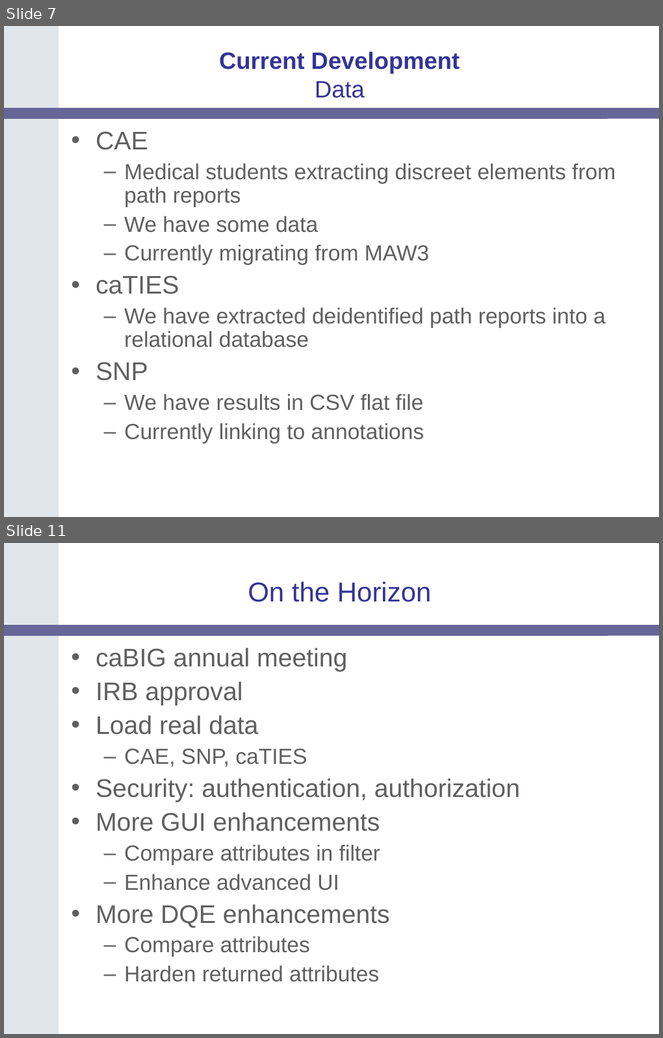
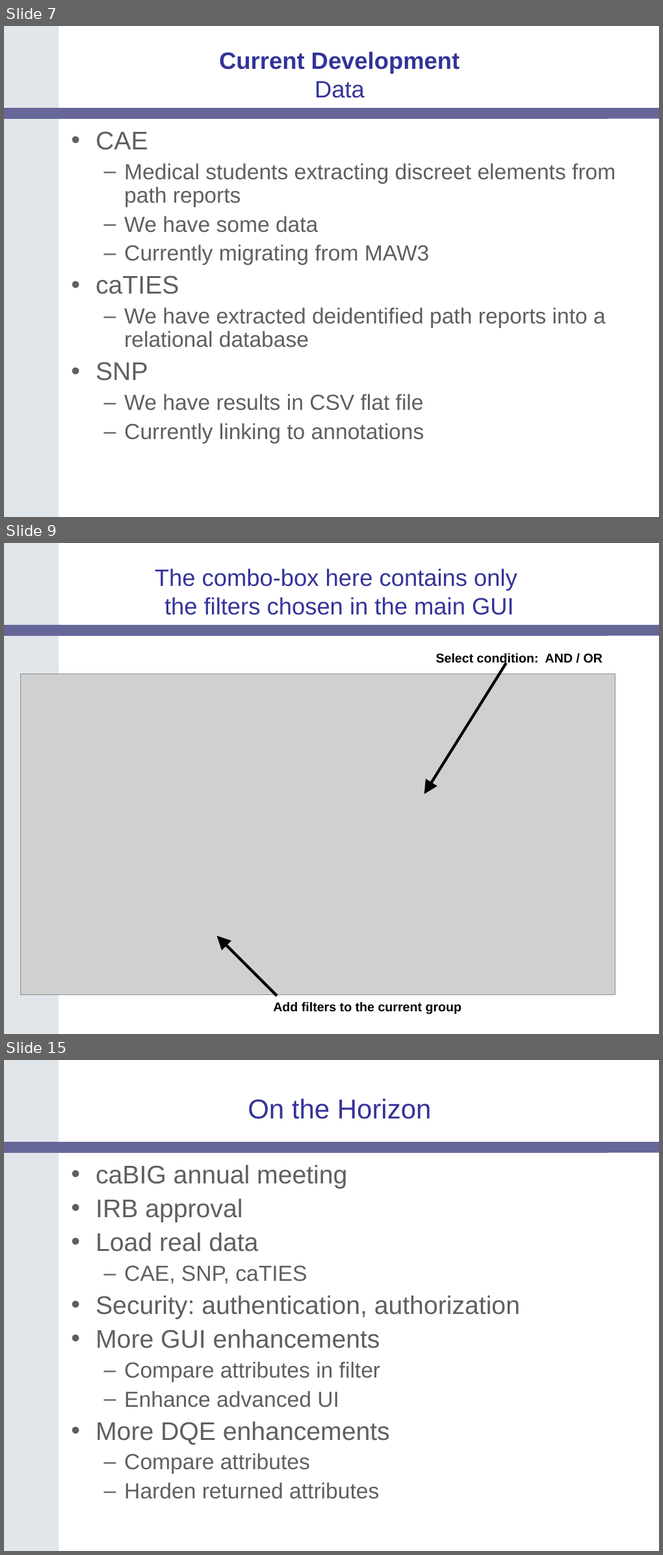
Before and after one commit to NCIP/catrip, a slide deck: catrip/documentation/presentations/translational_sig_2006_11_14/catrip_translational_sig_2007_01_09.ppt. Shown one above the other, each under a label of ours: slides 7 and 11 before the commit, slides 7, 9 and 15 after it; the slides between them are not shown. The pictures are 663x1038 and 663x1555 pixels, drawn with LibreOffice and Linux fonts; fonts in the diff are those of the drawing; grey boxes stand for pictures; background and template pictures are left out. Boxes give left, top, right and bottom in pixels: in the first picture for what was removed or moved away, otherwise in the second. Text is boxed around its words. In the diff, an @@ line names an element or a change of style, - is before the commit and + after.

Commit message:
added screenshots
SVN-Revision: 1352

```diff
--- a/catrip/documentation/presentations/translational_sig_2006_11_14/catrip_translational_sig_2007_01_09.ppt
+++ b/catrip/documentation/presentations/translational_sig_2006_11_14/catrip_translational_sig_2007_01_09.ppt
@@ slide 9 added at (4, 543, 659, 1034), background #FFFFFF; not listed: 2 template elements that a slide beside it also shows @@
@@ title added at (155, 568, 518, 615), 26 pt, text #333399 @@
+The combo-box here contains only
+the filters chosen in the main GUI
@@ text added at (436, 653, 603, 666), 14 pt, text #000000, bold @@
+Select condition: AND / OR
@@ picture added at (20, 674, 615, 995) @@
@@ arrow added from (506, 663) to (425, 794), #000000 3 pt @@
@@ arrow added from (277, 997) to (217, 936), #000000 3 pt @@
@@ text added at (273, 1002, 462, 1014), 14 pt, text #000000, bold @@
+Add filters to the current group
@@ what was slide 11 is now slide 15 @@
```
Also in this commit, not shown: 6 other slides added, 3 slides removed.
